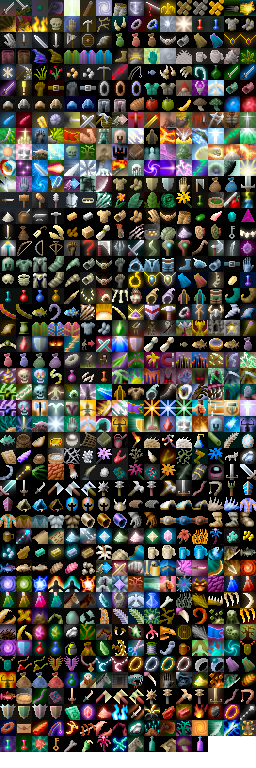
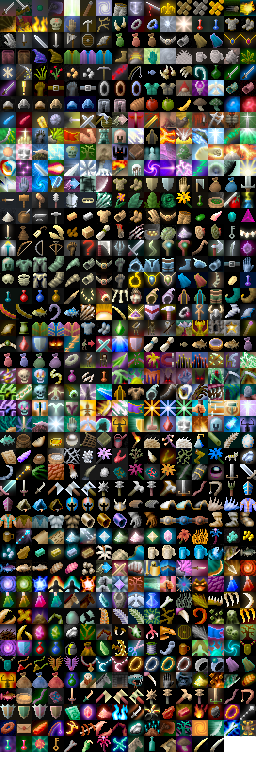
The second 256 x 768 image is a revision of the first. Changes to its layers:
removed layer "Pasted Layer" over (192, 736, 208, 752)
painted on "shade" over (192, 736, 224, 752)
